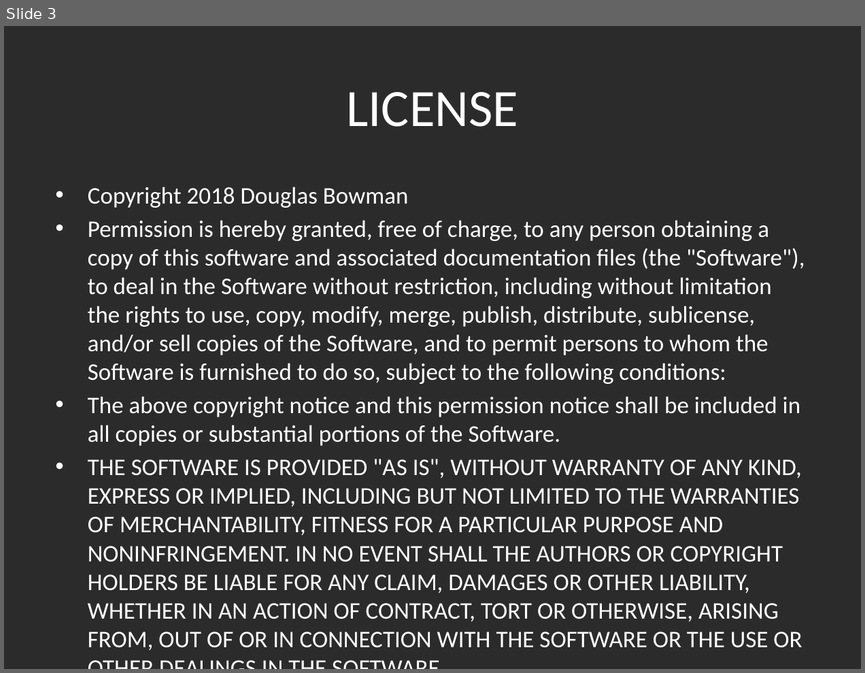
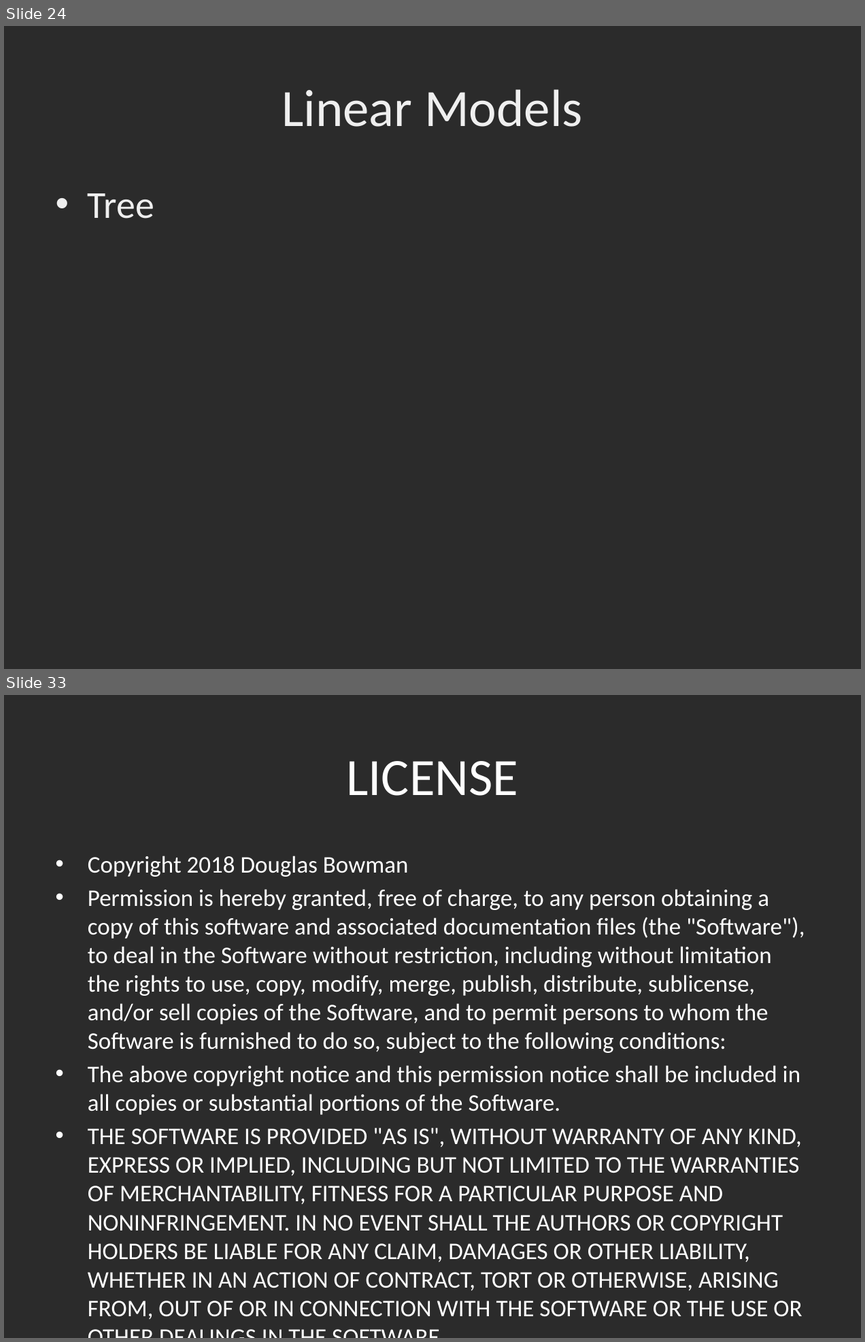
Before and after one commit to dbowmans46/PracticalProgramming, a slide deck: Session 7 - Python/Instructional Material/Session 7 - Python Brief Intro to Machine Learning with Scikit Learn.pptx. Shown one above the other, each under a label of ours: slide 3 before the commit, slides 24 and 33 after it; the slides between them are not shown. The pictures are 865x673 and 865x1342 pixels, drawn with LibreOffice and Linux fonts; fonts in the diff are those of the drawing; background and template pictures are left out; a plain dark background stands for a picture behind light text. Boxes give left, top, right and bottom in pixels: in the first picture for what was removed or moved away, otherwise in the second. Text is boxed around its words. In the diff, an @@ line names an element or a change of style, - is before the commit and + after.

```diff
--- a/Session 7 - Python/Instructional Material/Session 7 - Python Brief Intro to Machine Learning with Scikit Learn.pptx
+++ b/Session 7 - Python/Instructional Material/Session 7 - Python Brief Intro to Machine Learning with Scikit Learn.pptx
@@ slide 24 added at (x1=4, y1=26, x2=861, y2=669), background picture (left out) @@
@@ title added at (x1=281, y1=89, x2=583, y2=127), 44 pt, text #EFEFEF @@
+Linear Models
@@ text added at (x1=88, y1=193, x2=154, y2=218), 32 pt, text #EFEFEF @@
+• Tree
@@ what was slide 3 is now slide 33 @@
```
Also in this commit, not shown: 1 slide changed, 29 other slides added, 1 other file.
